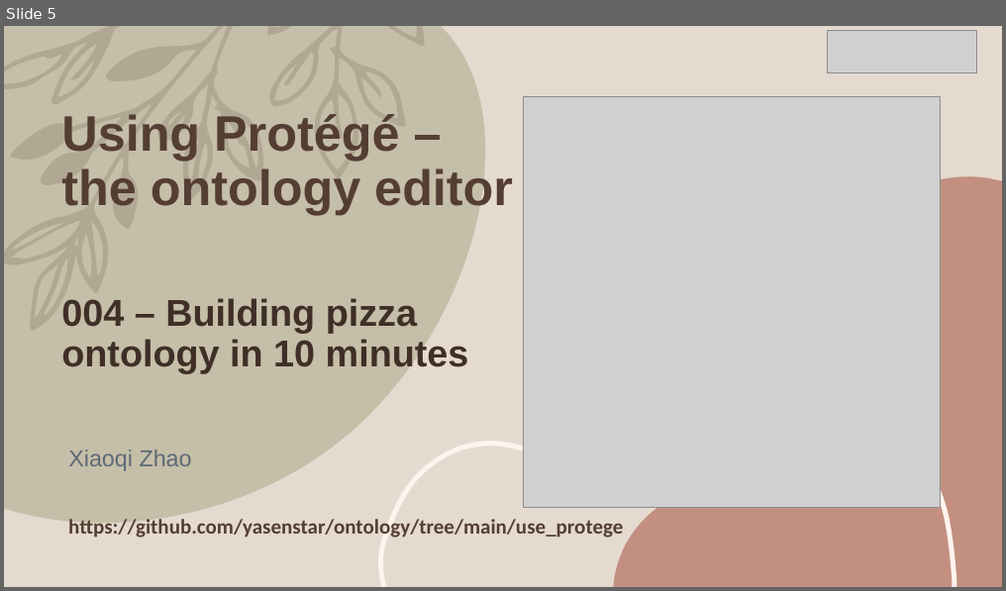
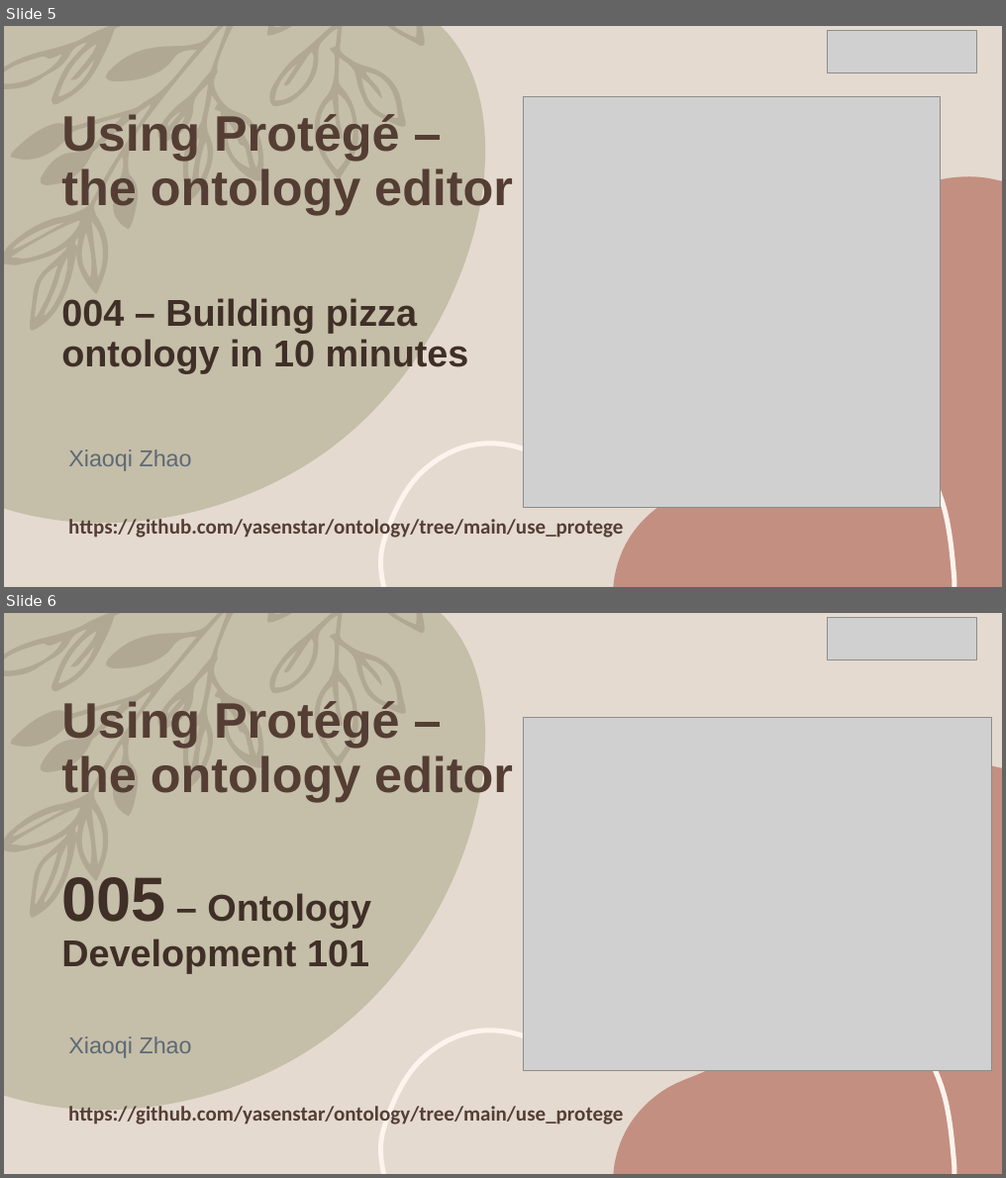
Before and after one commit to yasenstar/ontology, a slide deck: use_protege/Using_Protege.pptx. Shown one above the other, each under a label of ours: slide 5 before the commit, slides 5 and 6 after it. The pictures are 1006x591 and 1006x1178 pixels, drawn with LibreOffice and Linux fonts; fonts in the diff are those of the drawing; grey boxes stand for pictures. Boxes give left, top, right and bottom in pixels: in the first picture for what was removed or moved away, otherwise in the second. Text is boxed around its words. In the diff, an @@ line names an element or a change of style, - is before the commit and + after.

```diff
--- a/use_protege/Using_Protege.pptx
+++ b/use_protege/Using_Protege.pptx
@@ slide 6 added at (4,613,1002,1174), background #E5DACF; not listed: 4 template elements that a slide beside it also shows @@
@@ picture added at (828,617,977,660) @@
@@ title added at (61,701,513,802), 48 pt, text #543E34, bold @@
+Using Protégé – the ontology editor
@@ picture added at (523,717,991,1070) @@
@@ text added at (61,877,371,974), 36 pt, text #3F2F27, bold @@
+005 – Ontology Development 101
@@ subtitle added at (68,1037,192,1059), 22.2 pt, text #5D6A76 @@
+Xiaoqi Zhao
@@ text added at (68,1106,623,1125), 20 pt, text #543E34, bold @@
+https://github.com/yasenstar/ontology/tree/main/use_protege
```
Also in this commit, not shown: 3 other files.
